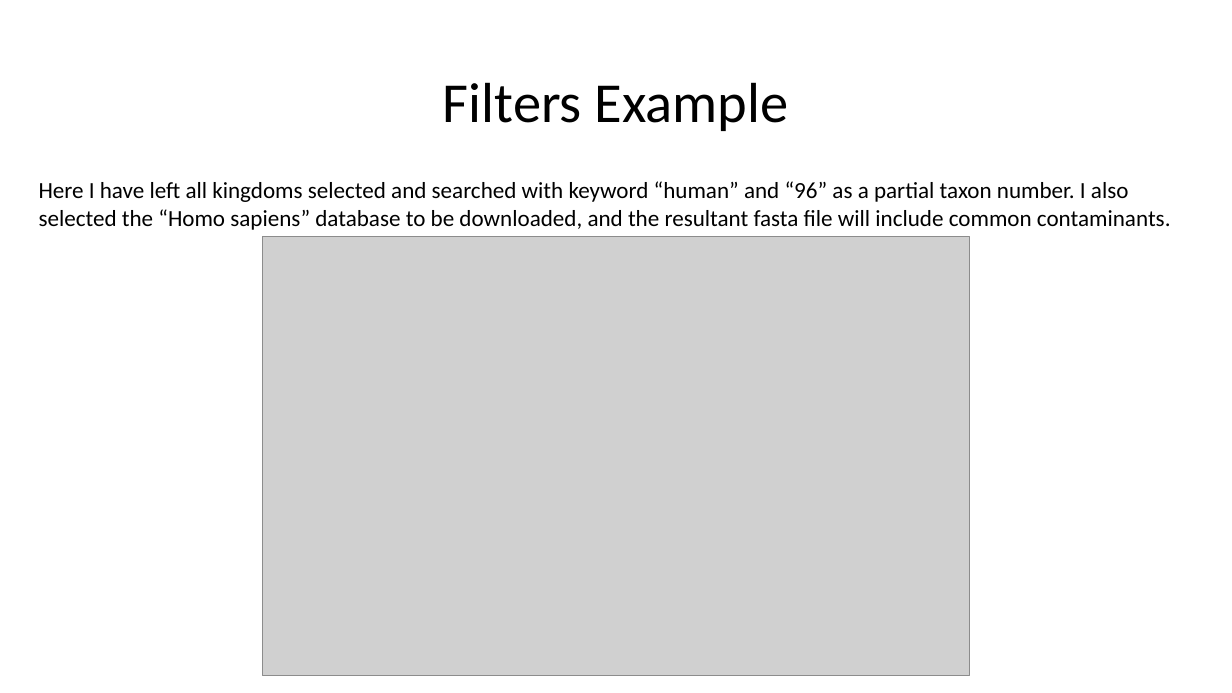
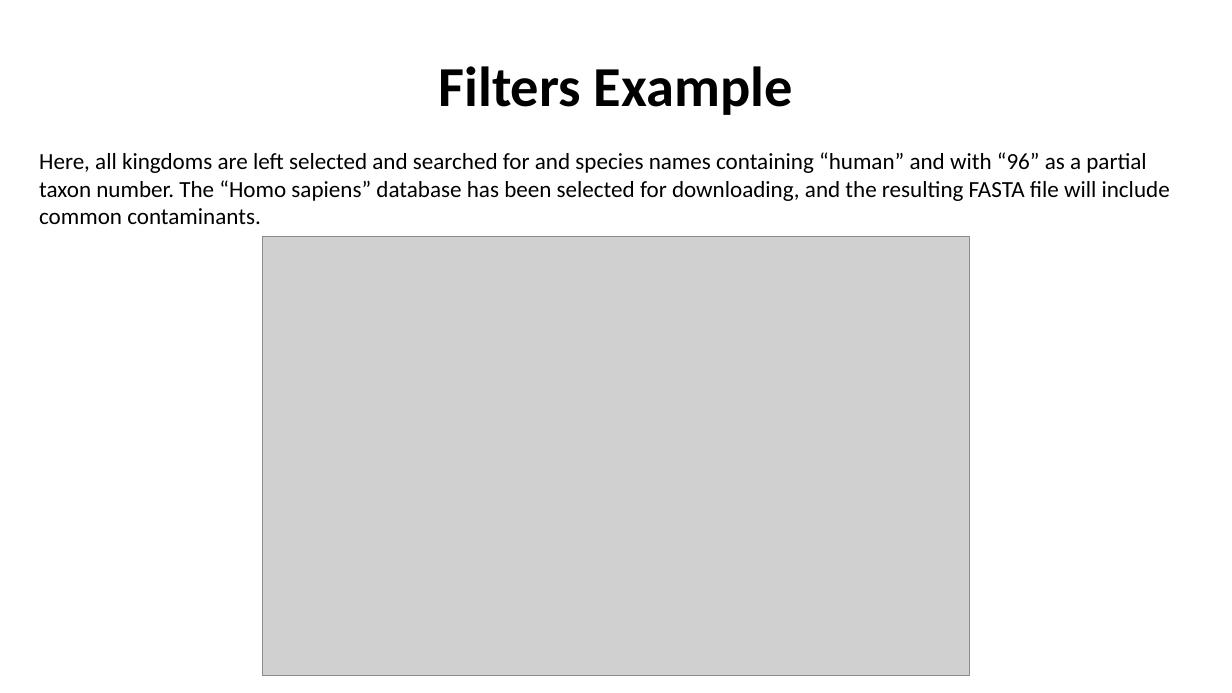
Before and after one commit to lily-liang12/Reference_Proteome_Manager, a slide deck: slide 9 of Reference_Proteome_Manager_UniProt/User_Guide_UniProt.pptx (slide 4 before the commit). Drawn at 1232x693 pixels with LibreOffice and Linux fonts; fonts in the diff are those of the drawing; grey boxes stand for pictures. Boxes give left, top, right and bottom in pixels: in the first picture for what was removed or moved away, otherwise in the second. Text is boxed around its words. In the diff, an @@ line names an element or a change of style, - is before the commit and + after.

```diff
--- a/Reference_Proteome_Manager_UniProt/User_Guide_UniProt.pptx
+++ b/Reference_Proteome_Manager_UniProt/User_Guide_UniProt.pptx
@@ title "Filters Example" at (438,66,793,115): bold on @@
@@ text at (39,152,1170,224): text changed @@
-Here I have left all kingdoms selected and searched with keyword “human” and “96” as a partial taxon number. I also selected the “Homo sapiens” database to be downloaded, and the resultant fasta file will include common contaminants.
+Here, all kingdoms are left selected and searched for and species names containing “human” and with “96” as a partial taxon number. The “Homo sapiens” database has been selected for downloading, and the resulting FASTA file will include common contaminants.
```
Also in this commit, not shown: 7 other slides changed, 5 slides added, 2 other files.
